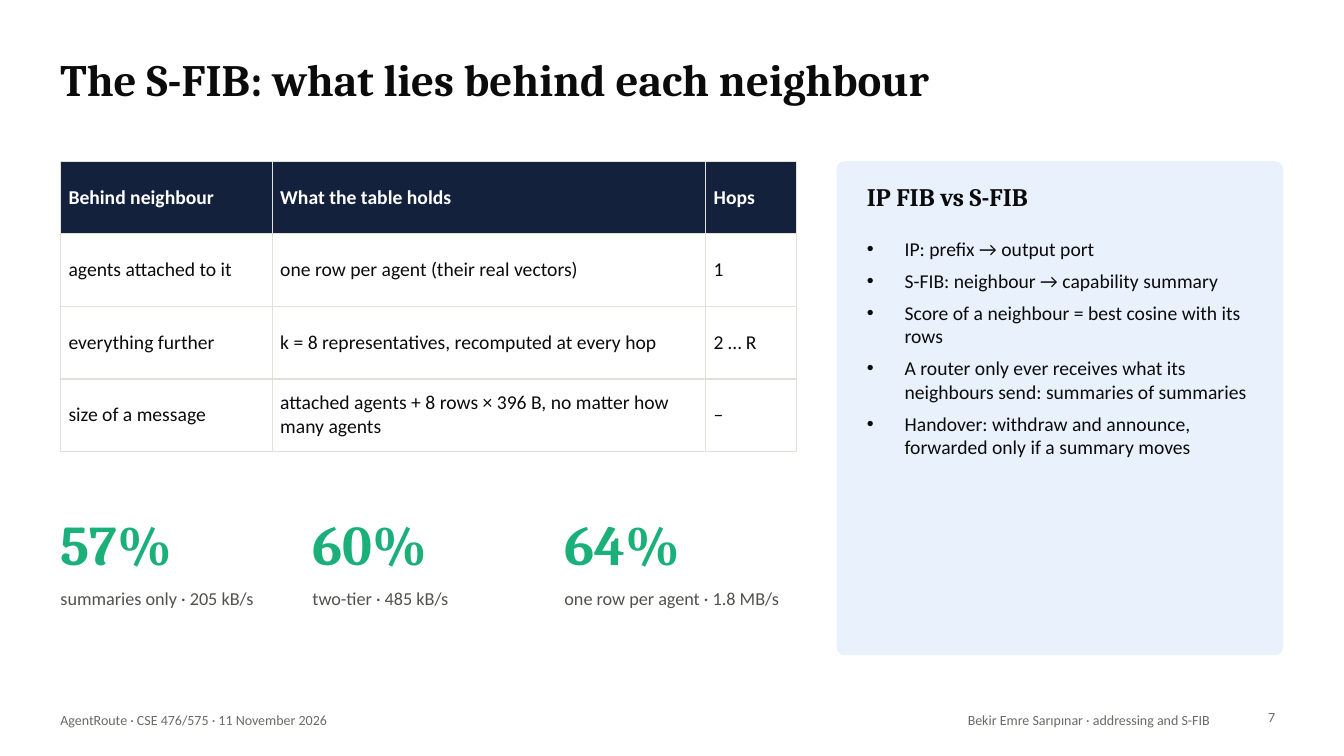
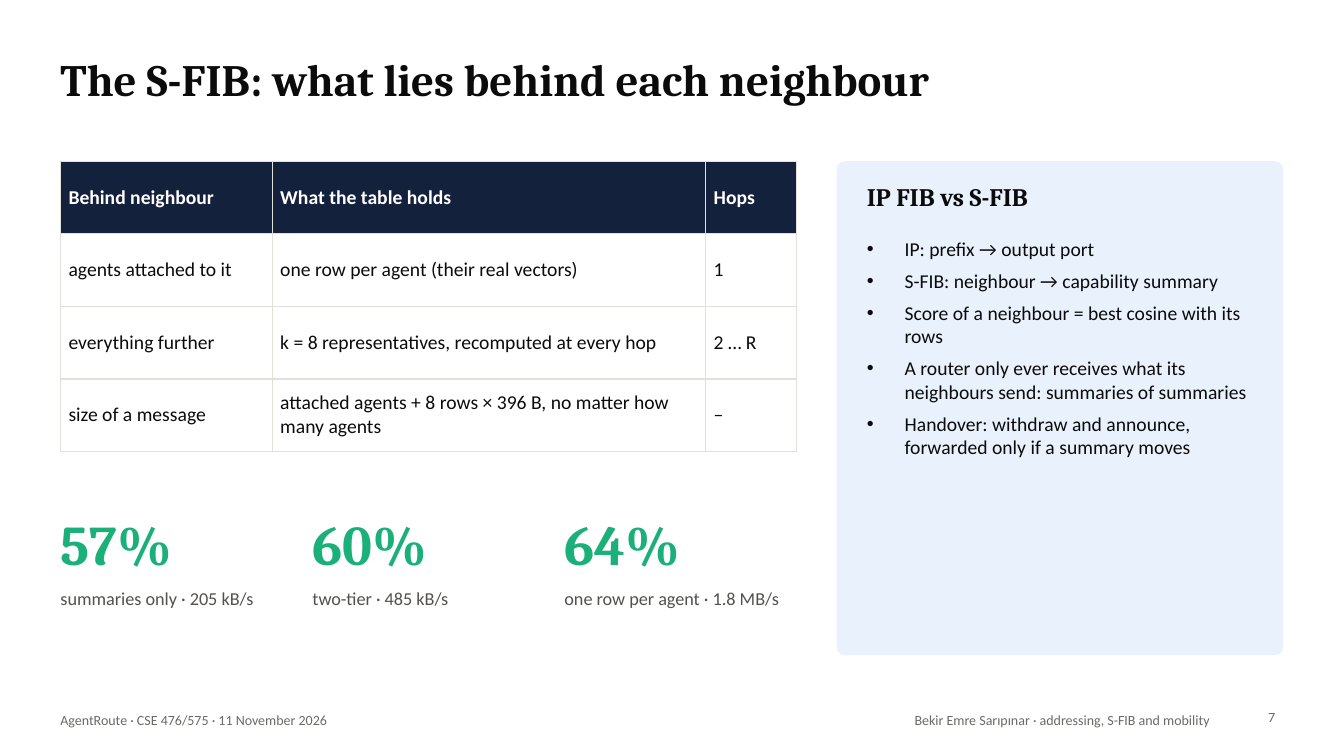
Before and after one commit to mrgedikli/AgentRoute, a slide deck: slide 7 of docs/slides/AgentRoute.pptx. Drawn at 1344x756 pixels with LibreOffice and Linux fonts; fonts in the diff are those of the drawing. Boxes give left, top, right and bottom in pixels: in the first picture for what was removed or moved away, otherwise in the second. Text is boxed around its words. In the diff, an @@ line names an element or a change of style, - is before the commit and + after.

```diff
--- a/docs/slides/AgentRoute.pptx
+++ b/docs/slides/AgentRoute.pptx
@@ text at (x1=915, y1=715, x2=1209, y2=728): text changed @@
-Bekir Emre Sarıpınar · addressing and S-FIB
+Bekir Emre Sarıpınar · addressing, S-FIB and mobility
```
Also in this commit, not shown: 13 other slides changed, 2 other files.
